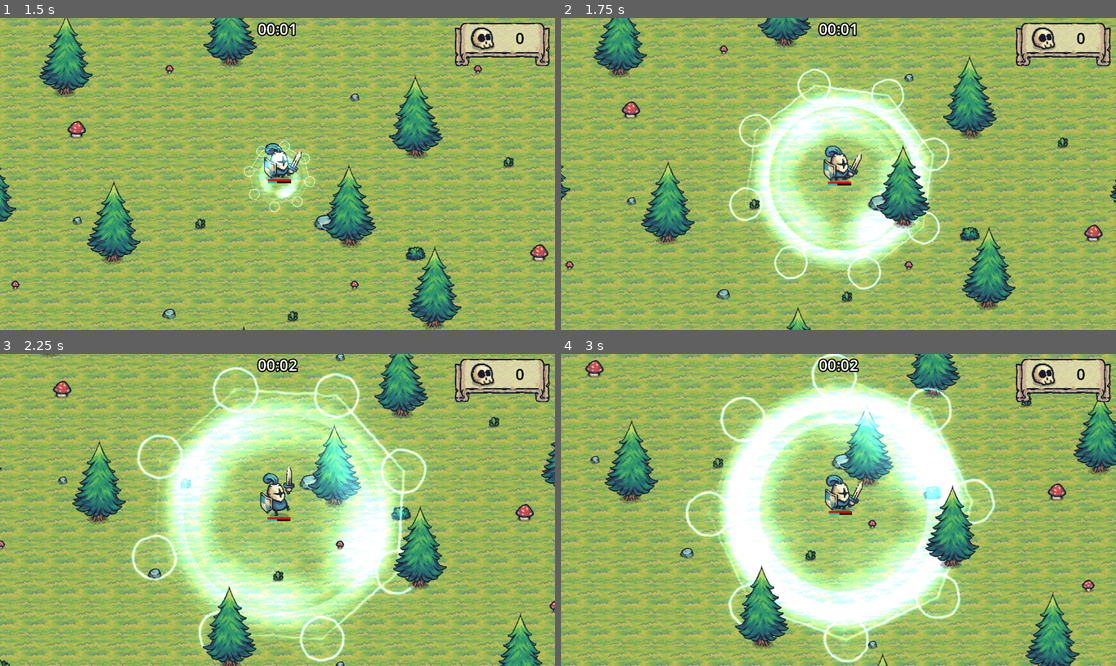
Above: before the commit, frames 1-4 (two rows, left to right).
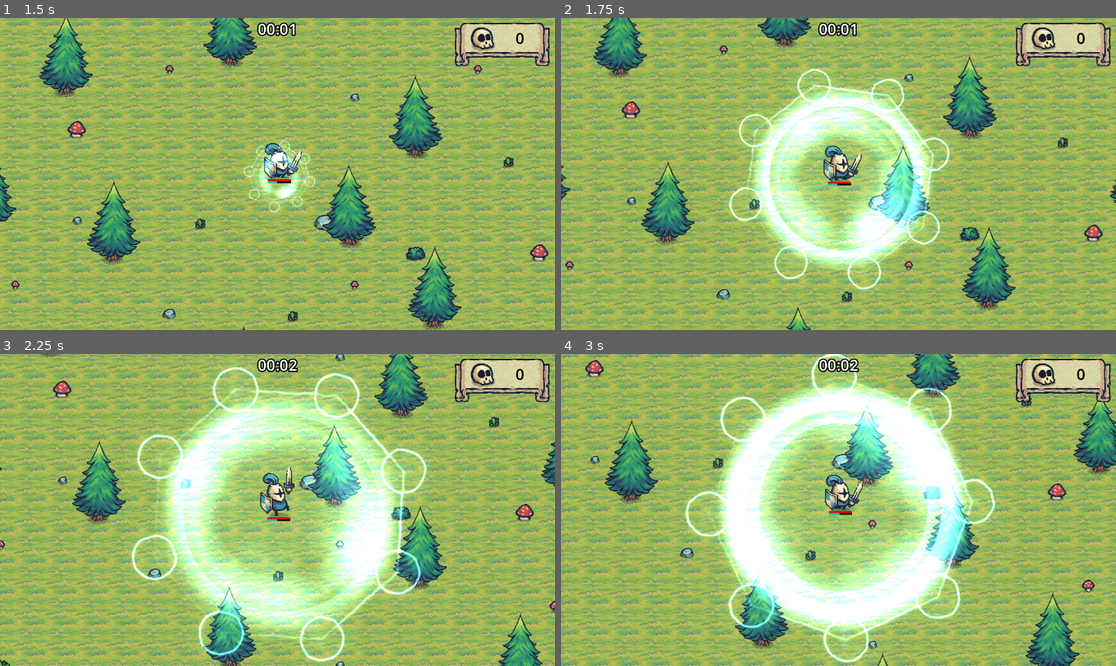
Above: after the commit, the same moments.

Repository: GracilianoOG/godot-dio-tiny-swords
Game: Godot game, scene res://main.tscn
The game is run twice, just before and just after one commit, with the same random seed, the same clock (stepped at 60 frames per second) and the same inputs.
Inputs (mouse positions are in pixels of both pictures, inside the frame that each line leads up to):
- Up to frame 1 (1.5 s): move the mouse to (399, 158) at 0.52 s; hold D (move_right) 0.53-1.28 s; click (399, 158) at 0.6 s; move the mouse to (166, 189) at 1.27 s; hold S (move_down) from 1.28 s (still down); tap F (special) at 1.35 s
- Up to frame 2 (1.75 s): keep holding S (move_down)
- Up to frame 3 (2.25 s): move the mouse to (333, 441) at 2.02 s; release S (move_down) at 2.03 s; hold D (move_right) from 2.03 s (still down); click (333, 441) at 2.1 s
- Up to frame 4 (3 s): move the mouse to (810, 572) at 2.77 s; release D (move_right) at 2.78 s; hold W (move_up) from 2.78 s (still down); tap F (special) at 2.85 s

Frame 1 is identical in both runs. In frame 2, 1.5% of the frame differs, in the area x 34-67%, y 40-68%; in frame 3, 0.8%; in frame 4, 1.7%, in the area x 32-75%, y 42-94%.

Commit message:
Fix ritual ordering

Diff:
--- a/misc/ritual.tscn
+++ b/misc/ritual.tscn
@@ -174,6 +174,7 @@
 radius = 277.651
 
 [node name="Ritual" type="Node2D"]
+z_index = 3
 script = ExtResource("1_d0iij")
 
 [node name="AnimationPlayer" type="AnimationPlayer" parent="."]
